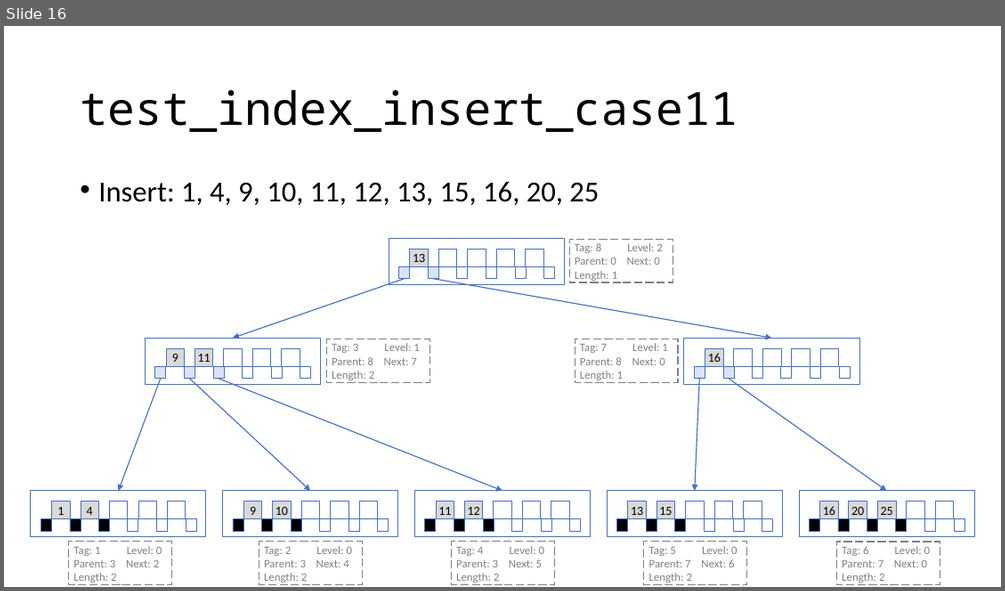
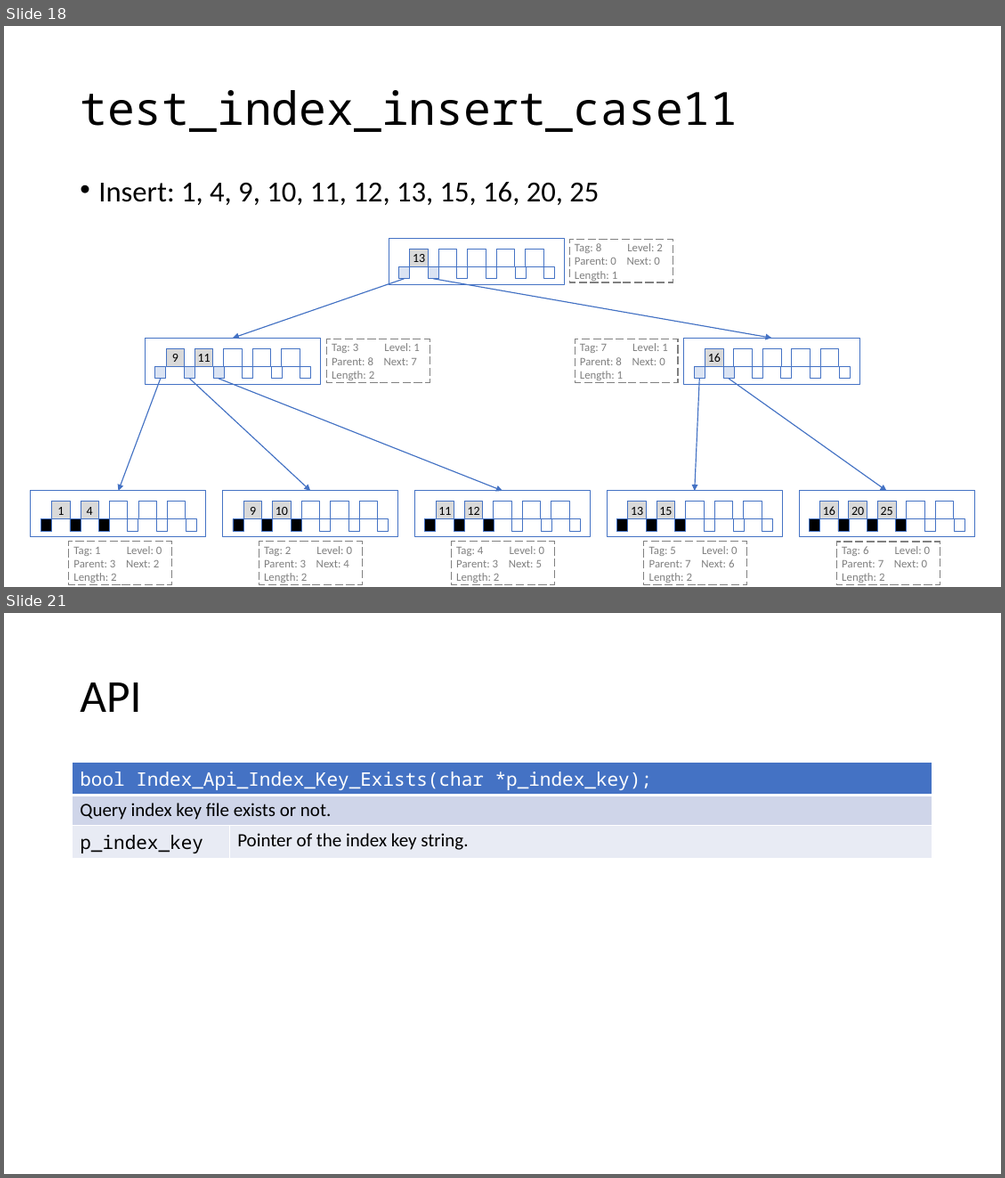
Before and after one commit to az801590/FacileDB, a slide deck: FacileDB.pptx. Shown one above the other, each under a label of ours: slide 16 before the commit, slides 18 and 21 after it; the slides between them are not shown. The pictures are 1005x591 and 1005x1178 pixels, drawn with LibreOffice and Linux fonts; fonts in the diff are those of the drawing. Boxes give left, top, right and bottom in pixels: in the first picture for what was removed or moved away, otherwise in the second. Text is boxed around its words. In the diff, an @@ line names an element or a change of style, - is before the commit and + after.

Commit message:
new api for query index key exists

```diff
--- a/FacileDB.pptx
+++ b/FacileDB.pptx
@@ slide 21 added at <box>4,613,1001,1174</box>, background #FFFFFF @@
@@ title added at <box>80,682,141,712</box>, 44 pt, text #000000 @@
+API
@@ table added at <box>73,763,933,857</box>, 3 rows, 2 columns @@
+bool Index_Api_Index_Key_Exists(char *p_index_key); | 
+Query index key file exists or not. | 
+p_index_key | Pointer of the index key string.
@@ what was slide 16 is now slide 18 @@
```
Also in this commit, not shown: 1 slide changed, 6 other slides added, 3 other files.
